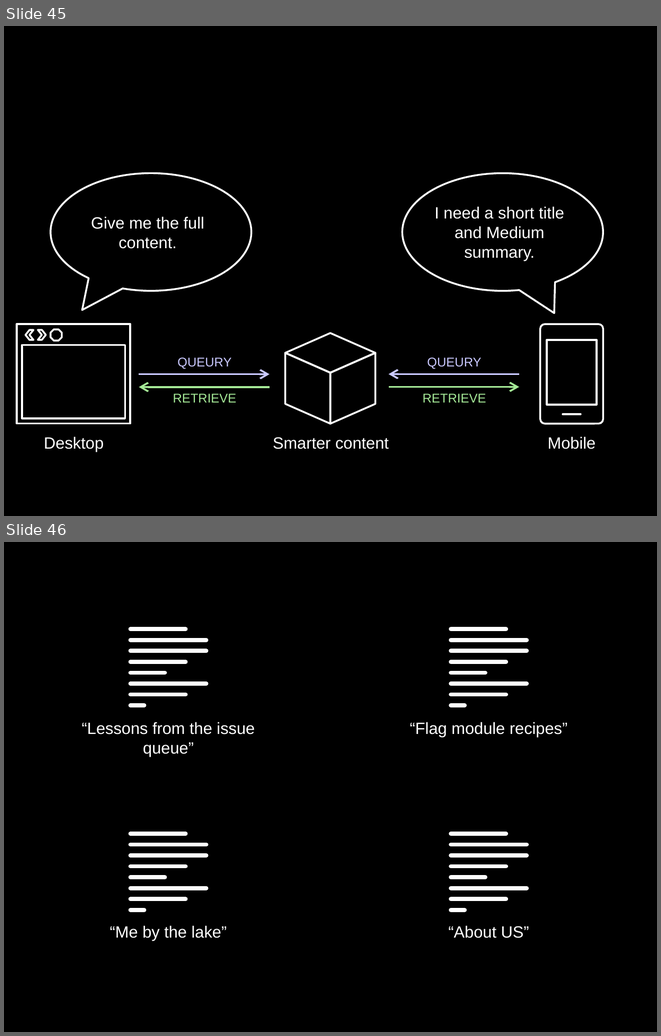
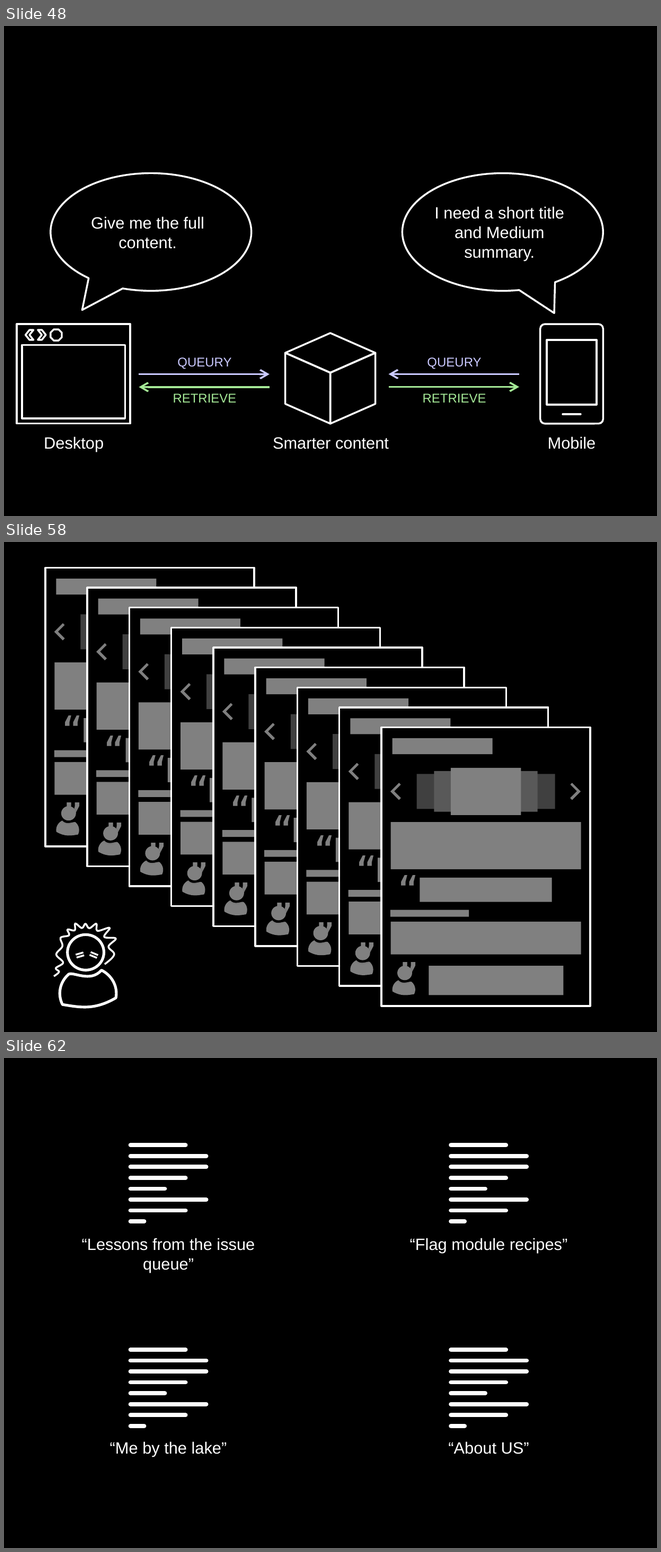
Before and after one commit to socketwench/introToContentTypes, a slide deck: src/introToContentTypes.pptx. Shown one above the other, each under a label of ours: slides 45 and 46 before the commit, slides 48, 58 and 62 after it; the slides between them are not shown. The pictures are 661x1036 and 661x1552 pixels, drawn with LibreOffice and Linux fonts; fonts in the diff are those of the drawing. Boxes give left, top, right and bottom in pixels: in the first picture for what was removed or moved away, otherwise in the second. Text is boxed around its words. In the diff, an @@ line names an element or a change of style, - is before the commit and + after.

```diff
--- a/src/introToContentTypes.pptx
+++ b/src/introToContentTypes.pptx
@@ slide 58 added at (4, 542, 657, 1032), background #000000 @@
@@ group added at (45, 567, 590, 1006): 66 rectangles, 10 corners, 9 texts, 9 freeform shapes, 9 ellipses @@
+“ ”
+“ ”
+“ ”
+“ ”
+“ ”
+“ ”
+“ ”
+“ ”
+“ ”
@@ freeform shape added at (54, 923, 116, 976), outline #FFFFFF 2 pt @@
@@ ellipse added at (68, 934, 104, 970), outline #FFFFFF 3 pt @@
@@ freeform shape added at (60, 970, 117, 1007), outline #FFFFFF 3 pt @@
@@ group added at (76, 952, 98, 958): 4 lines @@
@@ what was slide 45 is now slide 48 @@
@@ what was slide 46 is now slide 62 @@
```
Also in this commit, not shown: 15 other slides added, 21 other files.
